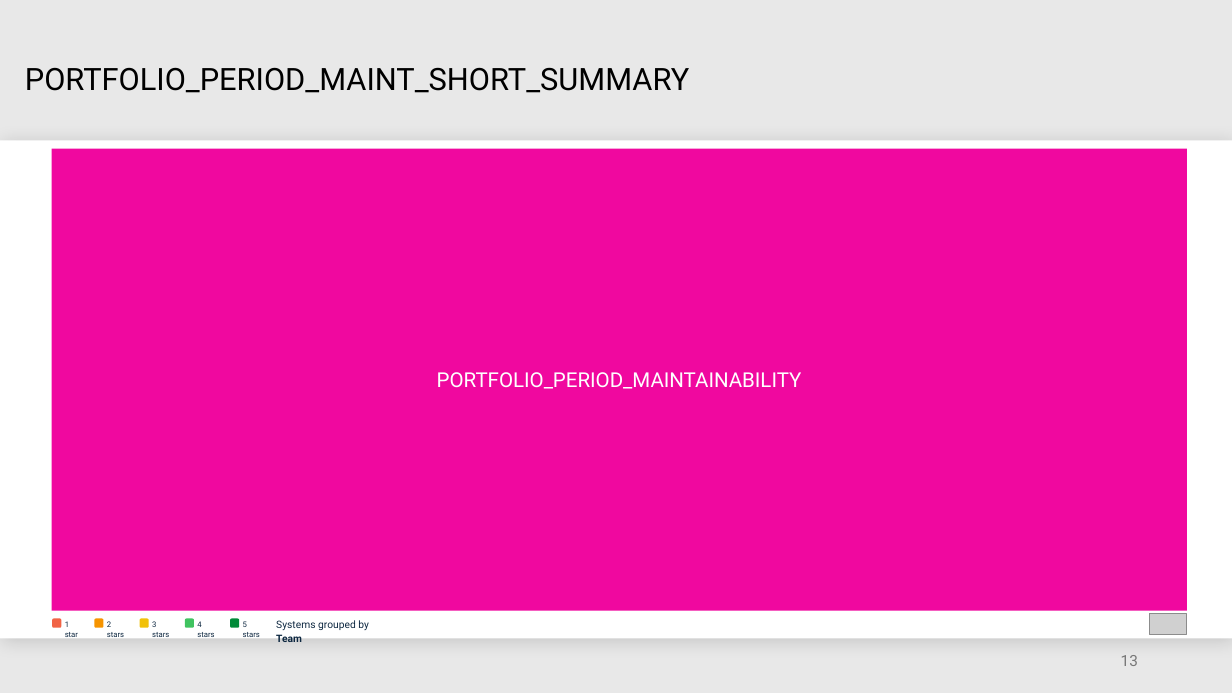
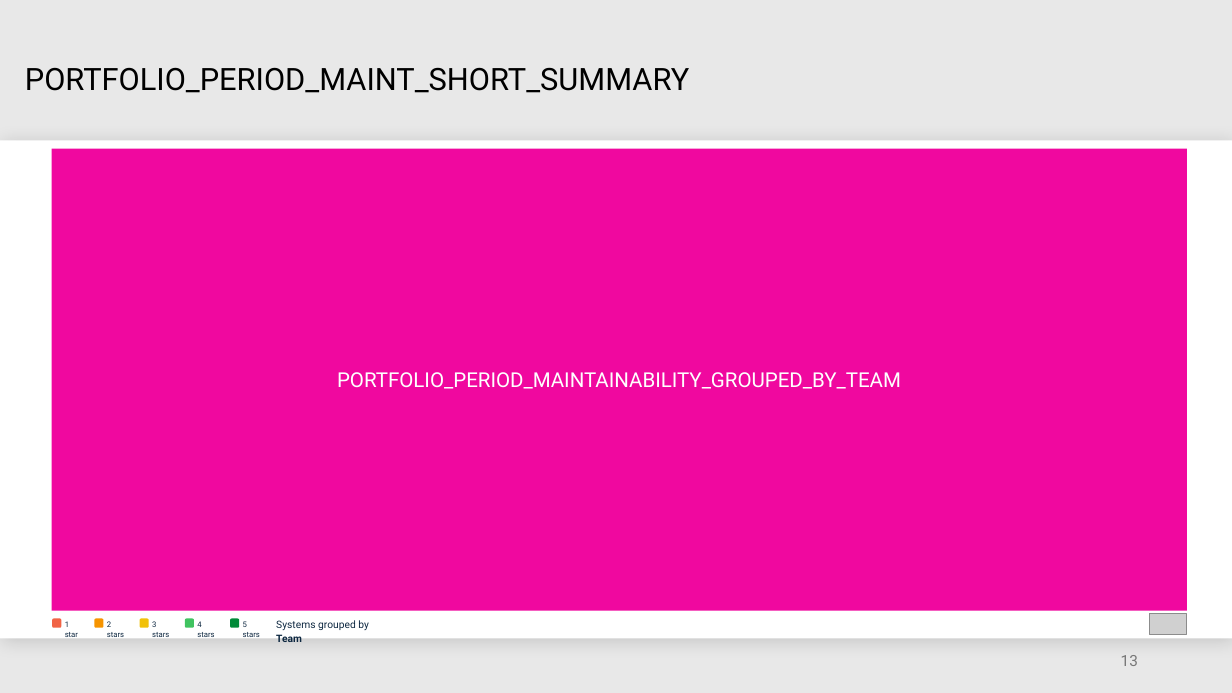
Before and after one commit to mardibiase/sigrid-integrations, a slide deck: slide 13 of report-generator/src/report_generator/presets/templates/portfolio-overview.pptx. Drawn at 1232x693 pixels with LibreOffice and Linux fonts; fonts in the diff are those of the drawing; grey boxes stand for pictures. Boxes give left, top, right and bottom in pixels: in the first picture for what was removed or moved away, otherwise in the second. Text is boxed around its words. In the diff, an @@ line names an element or a change of style, - is before the commit and + after.

```diff
--- a/report-generator/src/report_generator/presets/templates/portfolio-overview.pptx
+++ b/report-generator/src/report_generator/presets/templates/portfolio-overview.pptx
@@ text in rectangle at box(337, 372, 901, 389): text changed @@
-PORTFOLIO_PERIOD_MAINTAINABILITY
+PORTFOLIO_PERIOD_MAINTAINABILITY_GROUPED_BY_TEAM
```
Also in this commit, not shown: 8 other slides changed.
